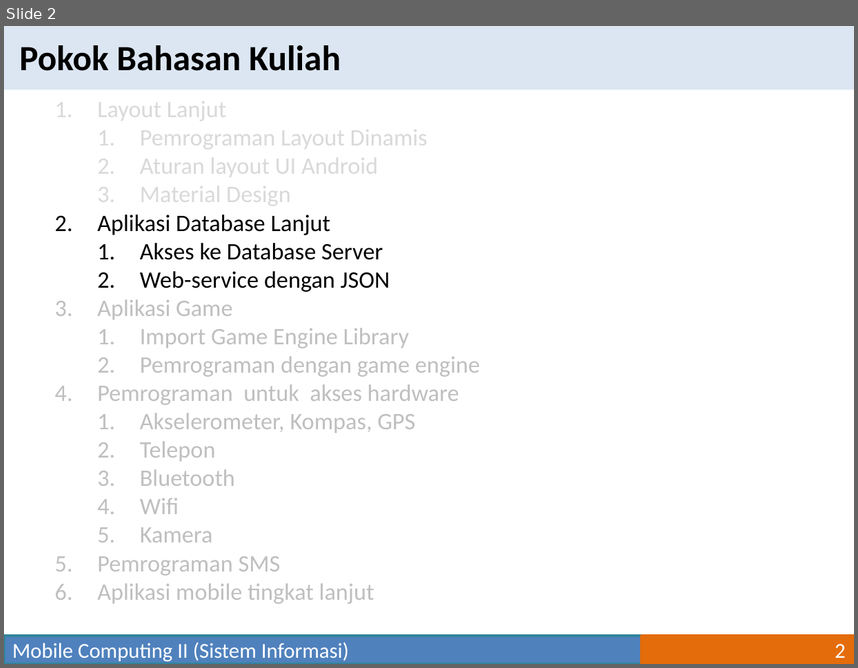
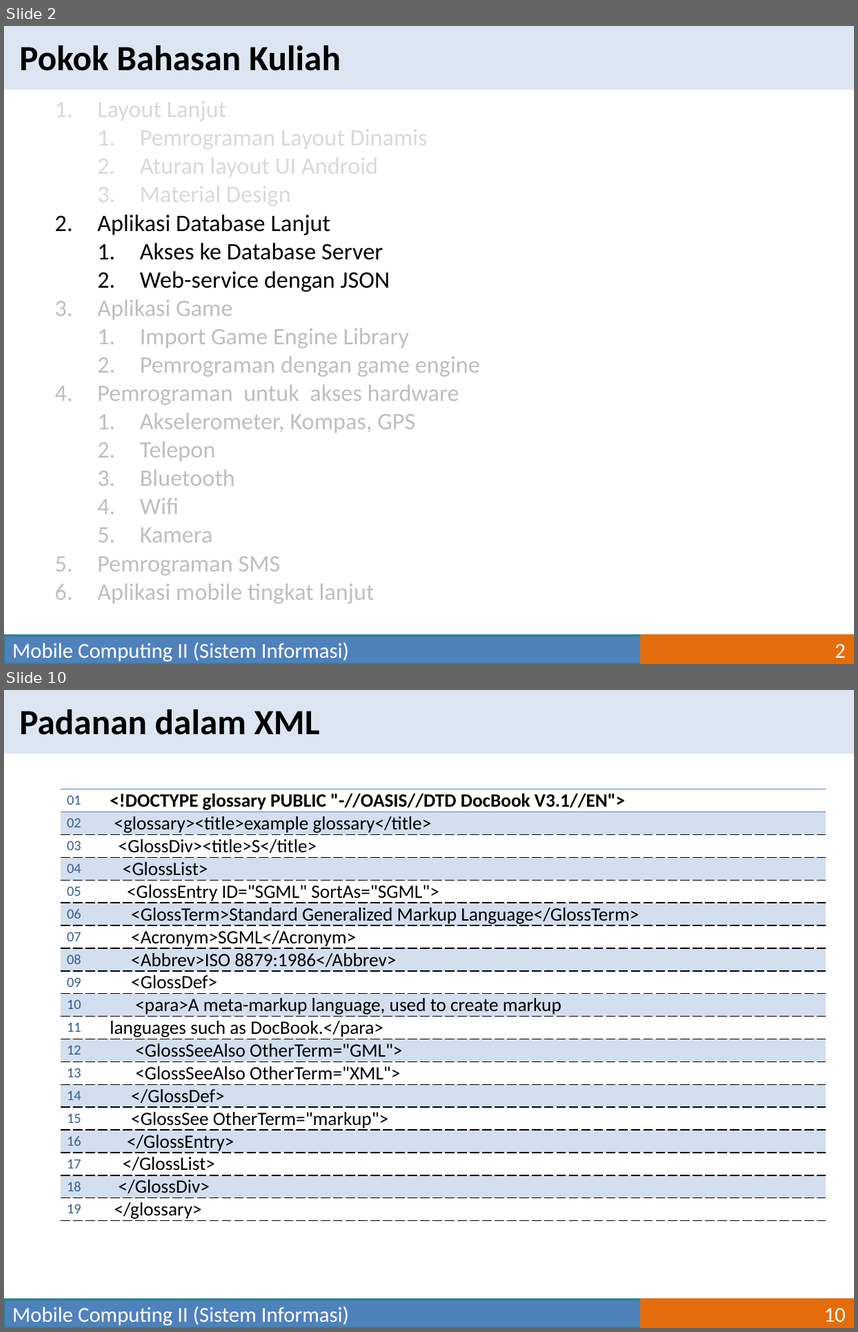
Before and after one commit to mpriyonots/Mobile-Computing-II, a slide deck: materi/Mobile Computing II-06.pptx. Shown one above the other, each under a label of ours: slide 2 before the commit, slides 2 and 10 after it; the slides between them are not shown. The pictures are 858x668 and 858x1332 pixels, drawn with LibreOffice and Linux fonts; fonts in the diff are those of the drawing. Boxes give left, top, right and bottom in pixels: in the first picture for what was removed or moved away, otherwise in the second. Text is boxed around its words. In the diff, an @@ line names an element or a change of style, - is before the commit and + after.

```diff
--- a/materi/Mobile Computing II-06.pptx
+++ b/materi/Mobile Computing II-06.pptx
@@ slide 10 added at [4, 690, 854, 1328], background #FFFFFF @@
@@ rectangle added at [4, 690, 854, 753], fill #DCE6F2 @@
@@ text added at [19, 709, 320, 735], 30 pt, text #000000, bold @@
+Padanan dalam XML
@@ table added at [61, 789, 826, 1221], 19 rows, 2 columns @@
+01 | <!DOCTYPE glossary PUBLIC "-//OASIS//DTD DocBook V3.1//EN">
+02 | <glossary><title>example glossary</title>
+03 | <GlossDiv><title>S</title>
+04 | <GlossList>
+05 | <GlossEntry ID="SGML" SortAs="SGML">
+06 | <GlossTerm>Standard Generalized Markup Language</GlossTerm>
+07 | <Acronym>SGML</Acronym>
+08 | <Abbrev>ISO 8879:1986</Abbrev>
+09 | <GlossDef>
+10 | <para>A meta-markup language, used to create markup
+11 | languages such as DocBook.</para>
+12 | <GlossSeeAlso OtherTerm="GML">
+13 | <GlossSeeAlso OtherTerm="XML">
+14 | </GlossDef>
+15 | <GlossSee OtherTerm="markup">
+16 | </GlossEntry>
+17 | </GlossList>
+18 | </GlossDiv>
+19 | </glossary>
@@ rectangle added at [4, 1299, 642, 1328], fill #4F81BD, outline #31859C 2 pt, 18 pt, text #FFFFFF @@
+Mobile Computing II (Sistem Informasi)
@@ page number added at [642, 1299, 854, 1328], fill #E46C0A, outline #E46C0A 2 pt, 18 pt, text #FFFFFF @@
+10
```
Also in this commit, not shown: 7 other slides added, 1 slide removed, 1 other file.
